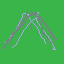
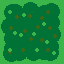
Comparing the layer stacks of the two 64×64 images. Changes:
hid "mountains", painted on it over [left=1, top=2, right=61, bottom=62]
added layer "forest" above "land" over [left=1, top=2, right=61, bottom=62]
hid "land" over [left=1, top=2, right=61, bottom=62]
